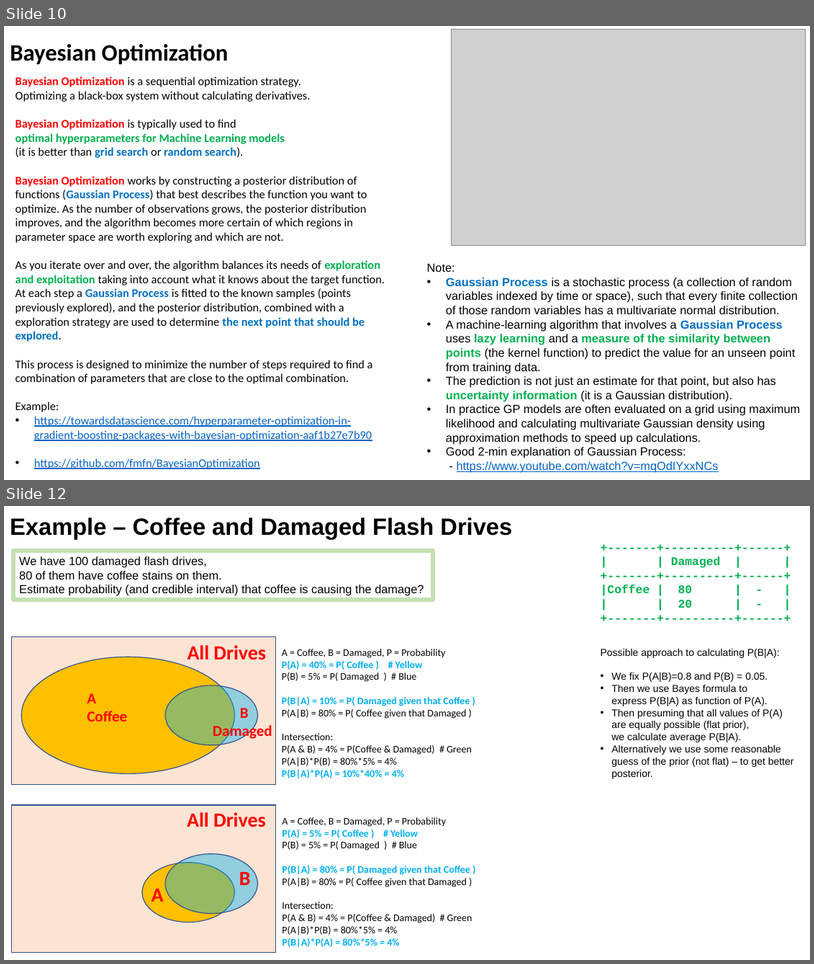
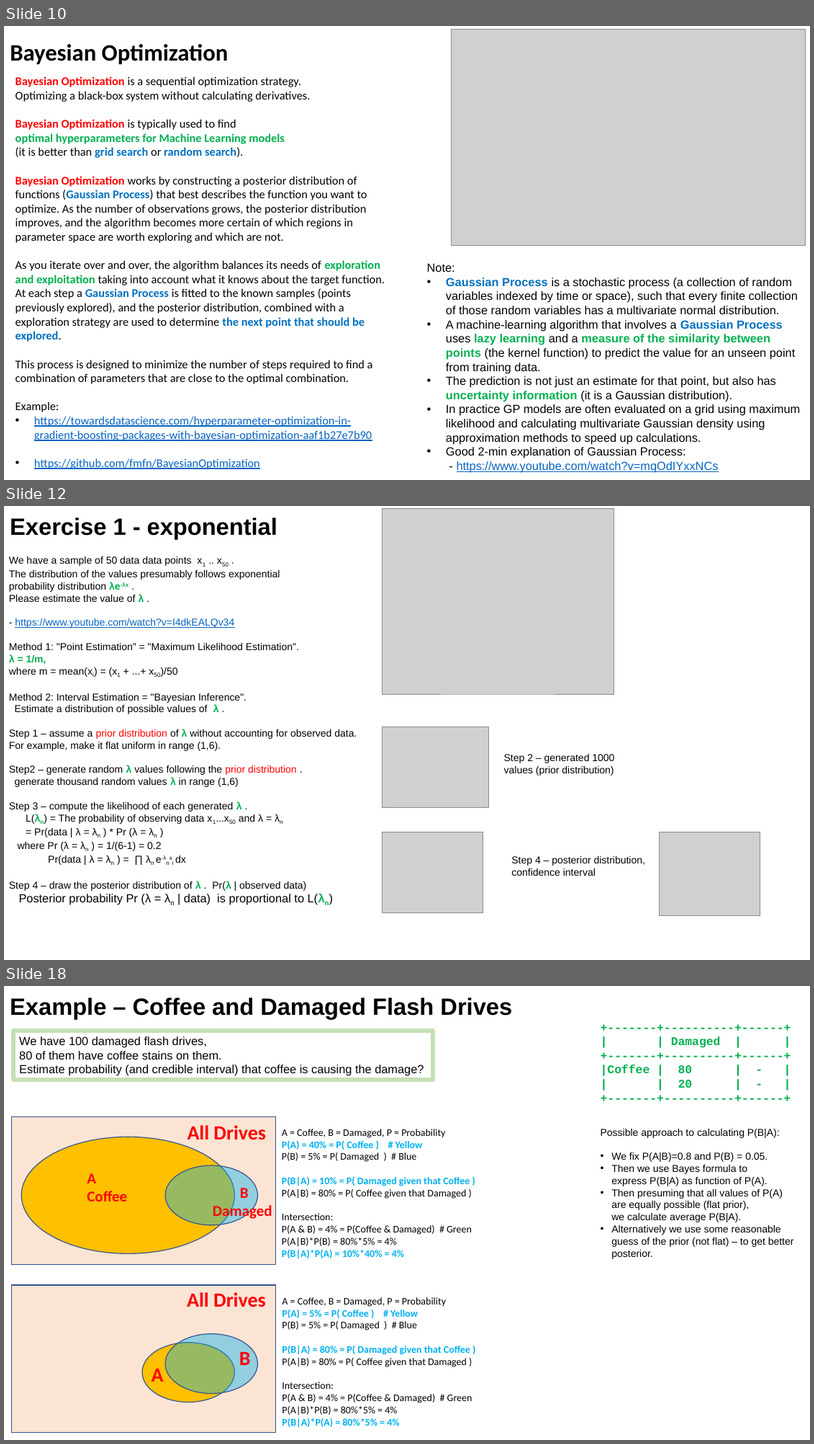
Before and after one commit to lselector/ml_ai_doc, a slide deck: statistics_08_Bayes_Bayesian.pptx. Shown one above the other, each under a label of ours: slides 10 and 12 before the commit, slides 10, 12 and 18 after it; the slides between them are not shown. The pictures are 814x964 and 814x1444 pixels, drawn with LibreOffice and Linux fonts; fonts in the diff are those of the drawing; grey boxes stand for pictures. Boxes give left, top, right and bottom in pixels: in the first picture for what was removed or moved away, otherwise in the second. Text is boxed around its words. In the diff, an @@ line names an element or a change of style, - is before the commit and + after.

```diff
--- a/statistics_08_Bayes_Bayesian.pptx
+++ b/statistics_08_Bayes_Bayesian.pptx
@@ slide 12 added at (x1=4, y1=506, x2=810, y2=960), background #FFFFFF @@
@@ text added at (x1=10, y1=518, x2=278, y2=539), 28 pt, text #000000, bold @@
+Exercise 1 - exponential
@@ picture added at (x1=383, y1=508, x2=615, y2=694) @@
@@ text added at (x1=9, y1=556, x2=357, y2=905), 12 pt, text #000000 @@
+We have a sample of 50 data data points x1 .. x50 .
+The distribution of the values presumably follows exponential
+probability distribution λe-λx .
+Please estimate the value of λ .
+- https://www.youtube.com/watch?v=I4dkEALQv34
+Method 1: "Point Estimation" = "Maximum Likelihood Estimation".
+λ = 1/m,
+where m = mean(xi) = (x1 + ...+ x50)/50
+Method 2: Interval Estimation = "Bayesian Inference".
+Estimate a distribution of possible values of λ .
+Step 1 – assume a prior distribution of λ without accounting for observed data. For example, make it flat uniform in range (1,6).
+Step2 – generate random λ values following the prior distribution .
+generate thousand random values λ in range (1,6)
+Step 3 – compute the likelihood of each generated λ .
+L(λn) = The probability of observing data x1...x50 and λ = λn
+= Pr(data | λ = λn ) * Pr (λ = λn )
+where Pr (λ = λn ) = 1/(6-1) = 0.2
+Pr(data | λ = λn ) = ∏ λn e-λnxi dx
+Step 4 – draw the posterior distribution of λ . Pr(λ | observed data)
+Posterior probability Pr (λ = λn | data) is proportional to L(λn)
@@ picture added at (x1=383, y1=727, x2=489, y2=807) @@
@@ text added at (x1=504, y1=754, x2=615, y2=775), 12 pt, text #000000 @@
+Step 2 – generated 1000 values (prior distribution)
@@ picture added at (x1=383, y1=832, x2=483, y2=913) @@
@@ picture added at (x1=660, y1=832, x2=760, y2=916) @@
@@ text added at (x1=512, y1=856, x2=646, y2=875), 12 pt, text #000000 @@
+Step 4 – posterior distribution,
+confidence interval
@@ what was slide 12 is now slide 18 @@
```
Also in this commit, not shown: 3 slides changed, 5 other slides added, 2 other files.
